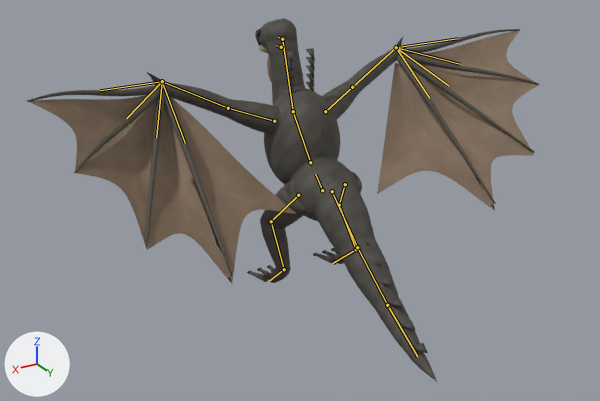
What one commit did to the glTF model outputs/AshenOathTheRoadBetweenCrowns/assets_external/design_pack_v1/creatures/M07_Ashwing_Carrion_Drake.glb.
Before and after are seen from a 50 mm lens placed at (6.5, 10.59, 6.74), pointed at (0.63, 0.81, 1.85). Lighting does not change. The marker at lower left points along +X, +Y and +Z. The picture after the commit comes second. Both versions are drawn at frame 94 of the action 'Idle'; the numbers are the values there. The bones that change, and the others that lie on the model, are drawn over the model as lines.

In view in the first picture: 'M07_CompiledPrivateBody'.
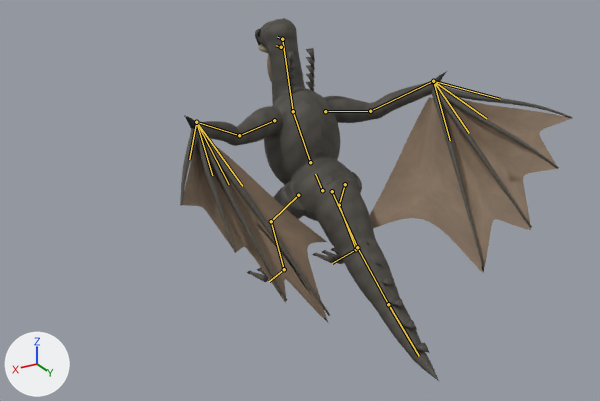
Changed parts and their boxes (x1, y1, x2, y2) in the pictures (600 x 401 px):
'M07_CompiledPrivateBody', posed (23% narrower)
    before: (27, 18, 539, 383)
    after: (180, 18, 573, 381)
bone 'Wing1_0', root to tip
    before: (274, 121) to (228, 108)
    after: (274, 120) to (239, 135)
bone 'Wing1_1', root to tip
    before: (228, 108) to (162, 81)
    after: (239, 135) to (196, 122)
bone 'WingFinger1_0', root to tip
    before: (162, 81) to (100, 90)
    after: (196, 122) to (189, 159)
bone 'WingFinger1_1', root to tip
    before: (162, 81) to (126, 118)
    after: (196, 122) to (212, 175)
bone 'WingFinger1_2', root to tip
    before: (162, 81) to (156, 137)
    after: (196, 122) to (229, 184)
bone 'WingFinger1_3', root to tip
    before: (162, 81) to (185, 143)
    after: (196, 122) to (242, 186)
bone 'Wing-1_0', root to tip
    before: (325, 111) to (352, 87)
    after: (325, 111) to (370, 111)
bone 'Wing-1_1', root to tip
    before: (352, 87) to (396, 47)
    after: (370, 111) to (433, 81)
bone 'WingFinger-1_0', root to tip
    before: (396, 47) to (458, 38)
    after: (433, 81) to (500, 99)
bone 'WingFinger-1_1', root to tip
    before: (396, 47) to (460, 64)
    after: (433, 81) to (486, 118)
bone 'WingFinger-1_2', root to tip
    before: (396, 47) to (448, 85)
    after: (433, 81) to (469, 133)
bone 'WingFinger-1_3', root to tip
    before: (396, 47) to (429, 98)
    after: (433, 81) to (450, 140)

What changed in the scene script:
```text
Change bone_wing1_0:
    where bone_wing1_0 = bpy.data.objects['M07_Rig'].pose.bones['Wing1_0']  # child of 'Body'
    bone_wing1_0.rotation_quaternion: (1.0, 0.002, 0.001, 0.001) -> (0.933, -0.296, 0.0, 0.203)  # degrees (0, 0, 0) -> degrees (-34, 7, 22)
Change bone_wing1_1:
    where bone_wing1_1 = bpy.data.objects['M07_Rig'].pose.bones['Wing1_1']  # child of 'Wing1_0'
    bone_wing1_1.rotation_quaternion: (1.0, 0.009, 0.001, 0.004) -> (0.979, 0.175, -0.048, 0.096)  # degrees (1, 0, 1) -> degrees (20, -7, 10)
Change bone_wingfinger1_0:
    where bone_wingfinger1_0 = bpy.data.objects['M07_Rig'].pose.bones['WingFinger1_0']  # child of 'Wing1_1'
    bone_wingfinger1_0.rotation_quaternion: (1.0, 0.0, 0.0, 0.0) -> (0.996, -0.064, 0.0, 0.067)  # degrees (0, 0, 0) -> degrees (-7, 0, 8)
Change bone_wingfinger1_1:
    where bone_wingfinger1_1 = bpy.data.objects['M07_Rig'].pose.bones['WingFinger1_1']  # child of 'Wing1_1'
    bone_wingfinger1_1.rotation_quaternion: (1.0, 0.0, 0.0, 0.0) -> (1.0, -0.016, 0.0, 0.022)  # degrees (0, 0, 0) -> degrees (-2, 0, 3)
Change bone_wingfinger1_2:
    where bone_wingfinger1_2 = bpy.data.objects['M07_Rig'].pose.bones['WingFinger1_2']  # child of 'Wing1_1'
    bone_wingfinger1_2.rotation_quaternion: (1.0, 0.0, 0.0, 0.0) -> (0.999, 0.015, 0.0, -0.029)  # degrees (0, 0, 0) -> degrees (2, 0, -3)
Change bone_wingfinger1_3:
    where bone_wingfinger1_3 = bpy.data.objects['M07_Rig'].pose.bones['WingFinger1_3']  # child of 'Wing1_1'
    bone_wingfinger1_3.rotation_quaternion: (1.0, 0.0, 0.0, 0.0) -> (0.996, 0.024, 0.0, -0.083)  # degrees (0, 0, 0) -> degrees (3, 0, -10)
Change bone_wing_1_0:
    where bone_wing_1_0 = bpy.data.objects['M07_Rig'].pose.bones['Wing-1_0']  # child of 'Body'
    bone_wing_1_0.rotation_quaternion: (1.0, 0.002, -0.001, -0.001) -> (0.933, -0.296, 0.0, -0.203)  # degrees (0, 0, 0) -> degrees (-34, -7, -22)
Change bone_wing_1_1:
    where bone_wing_1_1 = bpy.data.objects['M07_Rig'].pose.bones['Wing-1_1']  # child of 'Wing-1_0'
    bone_wing_1_1.rotation_quaternion: (1.0, 0.009, -0.001, -0.004) -> (0.979, 0.175, 0.048, -0.096)  # degrees (1, 0, -1) -> degrees (20, 7, -10)
Change bone_wingfinger_1_0:
    where bone_wingfinger_1_0 = bpy.data.objects['M07_Rig'].pose.bones['WingFinger-1_0']  # child of 'Wing-1_1'
    bone_wingfinger_1_0.rotation_quaternion: (1.0, 0.0, 0.0, 0.0) -> (0.996, -0.064, 0.0, -0.067)  # degrees (0, 0, 0) -> degrees (-7, 0, -8)
Change bone_wingfinger_1_1:
    where bone_wingfinger_1_1 = bpy.data.objects['M07_Rig'].pose.bones['WingFinger-1_1']  # child of 'Wing-1_1'
    bone_wingfinger_1_1.rotation_quaternion: (1.0, 0.0, 0.0, 0.0) -> (1.0, -0.016, 0.0, -0.022)  # degrees (0, 0, 0) -> degrees (-2, 0, -3)
Change bone_wingfinger_1_2:
    where bone_wingfinger_1_2 = bpy.data.objects['M07_Rig'].pose.bones['WingFinger-1_2']  # child of 'Wing-1_1'
    bone_wingfinger_1_2.rotation_quaternion: (1.0, 0.0, 0.0, 0.0) -> (0.999, 0.015, 0.0, 0.029)  # degrees (0, 0, 0) -> degrees (2, 0, 3)
Change bone_wingfinger_1_3:
    where bone_wingfinger_1_3 = bpy.data.objects['M07_Rig'].pose.bones['WingFinger-1_3']  # child of 'Wing-1_1'
    bone_wingfinger_1_3.rotation_quaternion: (1.0, 0.0, 0.0, 0.0) -> (0.996, 0.024, 0.0, 0.083)  # degrees (0, 0, 0) -> degrees (3, 0, 10)
```
